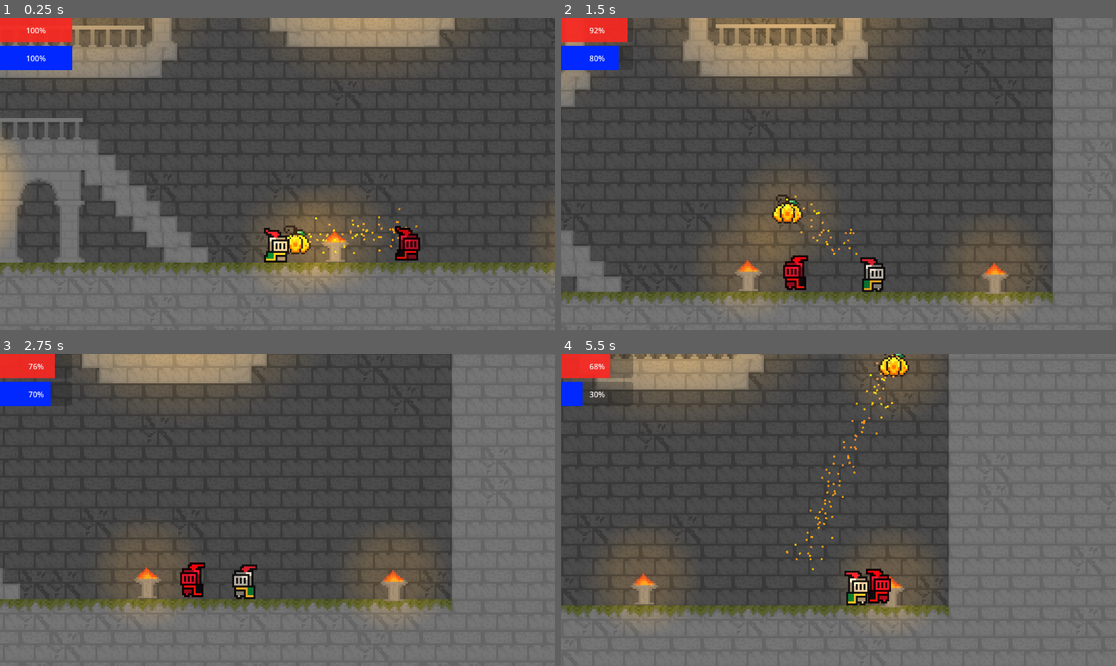
Above: before the commit, frames 1-4 (two rows, left to right).
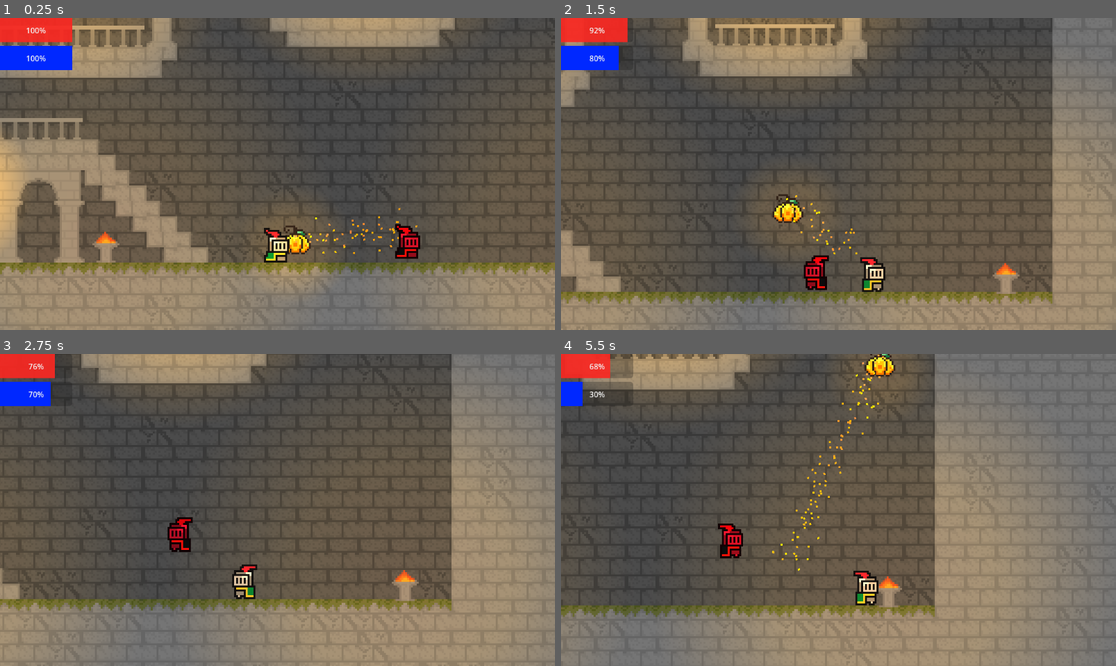
Above: after the commit, the same moments.

Repository: benjaminCloyd/gait_project
Game: Godot game, scene res://scenes/Main.tscn
Two runs of this game, one before a commit and one after it. Both use one fixed random seed, a clock stepped at 60 frames per second and the inputs below.
Inputs (mouse positions are in pixels of both pictures, inside the frame that each line leads up to):
- Up to frame 1 (0.25 s): no input
- Up to frame 2 (1.5 s): move the mouse to (960, 158) at 0.52 s; hold D (move_Right) from 0.53 s (still down); click (960, 158) at 0.6 s; tap Space (move_jump) at 0.77 s; move the mouse to (727, 189) at 1.27 s; click (727, 189) at 1.35 s
- Up to frame 3 (2.75 s): tap Space (move_jump) at 1.52 s; move the mouse to (333, 441) at 2.02 s; release D (move_Right) at 2.03 s; hold A (move_Left) from 2.03 s (still down); click (333, 441) at 2.1 s
- Up to frame 4 (5.5 s): move the mouse to (810, 572) at 2.77 s; release A (move_Left) at 2.78 s; hold D (move_Right) 2.78-4.28 s; click (810, 572) at 2.85 s; tap Space (move_jump) at 3.02, 3.77, 4.52 s; move the mouse to (1005, 556) at 3.52 s; click (1005, 556) at 3.6 s; move the mouse to (672, 463) at 4.27 s; hold A (move_Left) 4.28-5.03 s; click (672, 463) at 4.35 s; move the mouse to (866, 510) at 5.02 s; hold D (move_Right) from 5.03 s (still down); click (866, 510) at 5.1 s

The runs differ from the first frame. In frame 1, 39% of the frame differs, in the area x 0-100%, y 14-100%; in frame 2, 31%; in frame 3, 37%; in frame 4, 36%.

Commit message:
Enemy can now fly if bool true

Diff:
--- a/scenes/Main.tscn
+++ b/scenes/Main.tscn
@@ -239,7 +239,8 @@
 tile_set = SubResource("TileSet_jlsqs")
 
 [node name="Light_Large" parent="." instance=ExtResource("6_jlsqs")]
-position = Vector2(82, -8.5)
+position = Vector2(-37, -8)
+light_scale = 4.0
 
 [node name="Light_Small" parent="." instance=ExtResource("9_q8u5g")]
 position = Vector2(-50.83008, -171.65138)
@@ -262,4 +263,5 @@
 script = ExtResource("4_vcsgt")
 
 [node name="Light" parent="." instance=ExtResource("6_jlsqs")]
-position = Vector2(210, -7)
+position = Vector2(216, -7)
+light_scale = 4.0
--- a/scripts/temp_enemy.gd
+++ b/scripts/temp_enemy.gd
@@ -12,51 +12,73 @@
 
 @export var attack_cooldown: float = 0.8      # seconds between shots
 @export var attack_range: float = 70.0       # will shoot when distance <= this
-@export var min_distance: float = 40.0       # tries to stay at least this far away
+@export var min_distance: float = 50.0       # tries to stay at least this far away
 @export var detection_radius: float = 500.0   # starts reacting when player is within this
+
+# Ground movement / jumping
+@export var jump_velocity: float = -250.0
+@export var can_jump_over_obstacles: bool = true
+
+# Flying behaviour
+@export var can_fly: bool = true             # if true, no gravity & full 2D movement
+
+# Line of sight for attacks
+@export var require_line_of_sight: bool = true
+@export var los_collision_mask: int = 1       # which layers block line of sight (walls, etc.)
 
 var health: int
 var attack_cooldown_timer: float = 0.0
 var gravity: float = ProjectSettings.get_setting("physics/2d/default_gravity")
-@export var jump_velocity: float = -250.0   # how strong the jump is
-@export var can_jump_over_obstacles: bool = true
 
 # Player reference (auto-detected via group "Player")
 var player: CharacterBody2D = null
 
-@onready var wand: Node2D   = $Wand
-@onready var sprite: Node2D = $Sprite2D
-@onready var obstacle_check: RayCast2D = $ObstacleCheck
-var obstacle_base_target: Vector2
+# Flying strafe direction (1 = clockwise, -1 = counter-clockwise)
+var fly_strafe_dir: float = 1.0
+
+@onready var wand: Node2D          = $Wand
+@onready var sprite: Node2D        = $Sprite2D
+@onready var obstacle_check: RayCast2D = get_node_or_null("ObstacleCheck")
+var obstacle_base_target: Vector2 = Vector2.ZERO
+
 
 func _ready() -> void:
 	health = max_health
 	emit_signal("health_changed", health, max_health)
 	_find_player()
 
-	if is_instance_valid(obstacle_check):
+	if obstacle_check:
 		obstacle_base_target = obstacle_check.target_position
 
+
 func _physics_process(delta: float) -> void:
-	# Make sure we have a valid player
+	# Ensure we have a valid player target
 	if player == null or not is_instance_valid(player):
 		_find_player()
 		if player == null or not is_instance_valid(player):
 			return
 
-	# --- attack cooldown timer ---
+	# --- timers ---
 	if attack_cooldown_timer > 0.0:
 		attack_cooldown_timer -= delta
 
-	# --- gravity ---
+	var to_player: Vector2 = player.global_position - global_position
+	var distance: float = to_player.length()
+
+	if can_fly:
+		_physics_process_flying(delta, to_player, distance)
+	else:
+		_physics_process_ground(delta, to_player, distance)
+
+
+# ---------- GROUND VERSION (unchanged from before) ----------
+
+func _physics_process_ground(delta: float, to_player: Vector2, distance: float) -> void:
+	# Gravity
 	if not is_on_floor():
 		velocity.y += gravity * delta
 
-	# --- vector to player ---
-	var to_player: Vector2 = player.global_position - global_position
-	var distance: float = to_player.length()
-
-	# --- movement AI (ranged: keep distance) ---
+	# ----- movement AI (keep distance horizontally) -----
 	var dir_x: float = 0.0
 
 	if distance <= detection_radius:
@@ -77,8 +99,8 @@
 	else:
 		velocity.x = move_toward(velocity.x, 0.0, move_speed)
 
-	# --- simple jump over obstacles with ray flip ---
-	if can_jump_over_obstacles and is_on_floor() and dir_x != 0.0 and is_instance_valid(obstacle_check):
+	# Simple jump over obstacles
+	if can_jump_over_obstacles and is_on_floor() and dir_x != 0.0 and obstacle_check:
 		# Flip the ray to face the direction of travel
 		if dir_x > 0.0:
 			obstacle_check.target_position = Vector2(
@@ -91,16 +113,65 @@
 				obstacle_base_target.y
 			)
 
-		# If something is right in front, jump
 		if obstacle_check.is_colliding():
 			velocity.y = jump_velocity
 
 	# --- attack AI ---
-	if distance <= attack_range and attack_cooldown_timer <= 0.0:
+	var has_los := not require_line_of_sight or _has_line_of_sight_to_player()
+	if distance <= attack_range and attack_cooldown_timer <= 0.0 and has_los:
 		shoot_projectile_at_player()
 		attack_cooldown_timer = attack_cooldown
 
 	move_and_slide()
+
+
+# ---------- FLYING VERSION (new strafing + LOS hunting) ----------
+
+func _physics_process_flying(delta: float, to_player: Vector2, distance: float) -> void:
+	var move_dir: Vector2 = Vector2.ZERO
+	var to_dir: Vector2 = to_player.normalized()
+
+	# Check LOS once this frame
+	var has_los := not require_line_of_sight or _has_line_of_sight_to_player()
+
+	if distance <= detection_radius:
+		# 1) Radial movement to maintain distance band
+		if distance < min_distance:
+			move_dir += -to_dir              # move away
+		elif distance > attack_range:
+			move_dir += to_dir               # move closer
+
+		# 2) If LOS is blocked, add tangential (sideways) movement to try to peek
+		if require_line_of_sight and not has_los:
+			# Tangent to the vector pointing to the player (perpendicular)
+			var tangent := Vector2(-to_dir.y, to_dir.x) * fly_strafe_dir
+			move_dir += tangent * 0.8        # 0.8 = how "wide" the strafe is
+
+			# Occasionally flip strafe direction to avoid circling forever one way
+			if randf() < 0.01:
+				fly_strafe_dir *= -1.0
+	else:
+		# Player out of detection radius → idle
+		move_dir = Vector2.ZERO
+
+	# Apply movement
+	if move_dir != Vector2.ZERO:
+		move_dir = move_dir.normalized()
+	velocity = move_dir * move_speed
+
+	# Flip sprite based on horizontal movement
+	if velocity.x != 0.0:
+		_update_facing(sign(velocity.x))
+
+	# --- attack AI ---
+	if distance <= attack_range and attack_cooldown_timer <= 0.0 and has_los:
+		shoot_projectile_at_player()
+		attack_cooldown_timer = attack_cooldown
+
+	move_and_slide()
+
+
+# ---------- SHARED HELPERS ----------
 
 func _update_facing(direction: float) -> void:
 	if not is_instance_valid(sprite):
@@ -113,7 +184,7 @@
 
 
 func _find_player() -> void:
-	# Player must be in the "Player" group (set this on the Player node in the editor)
+	# Player must be in the "Player" group (set this on your Player node)
 	var players := get_tree().get_nodes_in_group("Player")
 	if players.size() > 0:
 		var candidate = players[0]
@@ -121,6 +192,24 @@
 			player = candidate
 
 
+func _has_line_of_sight_to_player() -> bool:
+	if player == null or not is_instance_valid(player):
+		return false
+
+	var space_state := get_world_2d().direct_space_state
+	var query := PhysicsRayQueryParameters2D.create(global_position, player.global_position)
+	query.exclude = [self]
+	query.collision_mask = los_collision_mask
+
+	var result := space_state.intersect_ray(query)
+	if result.is_empty():
+		# nothing in the way
+		return true
+
+	# If the first thing hit is the player, we have line of sight
+	return result.get("collider") == player
+
+
 func shoot_projectile_at_player() -> void:
 	if projectile_scene == null or player == null or not is_instance_valid(player):
 		return
@@ -158,5 +247,5 @@
 
 
 func die() -> void:
-	# TODO: death animation, loot, etc.
+	# TODO: death animation / loot, etc.
 	queue_free()
